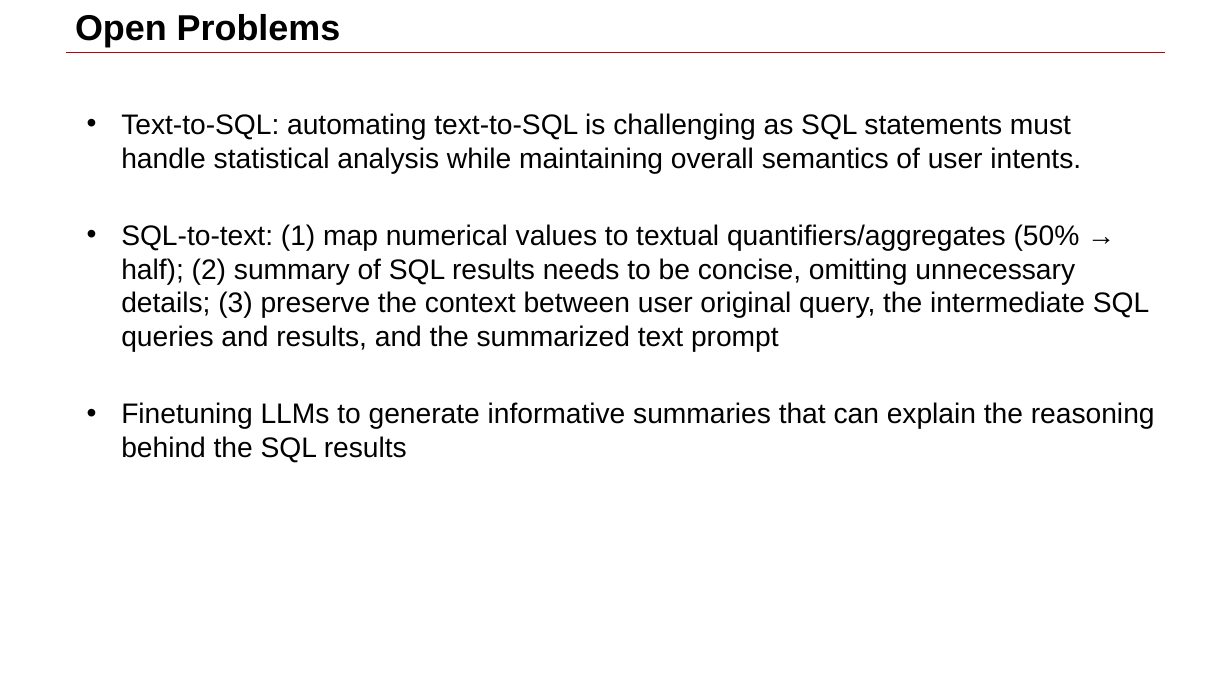
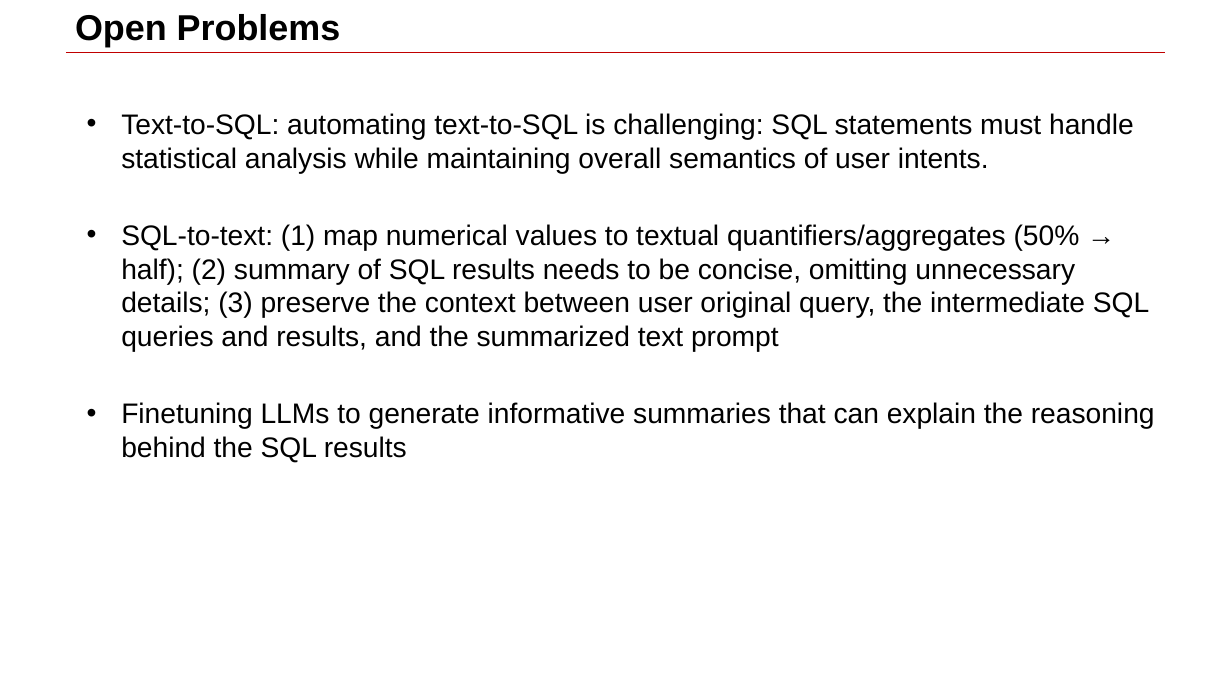
Before and after one commit to haixun/llmdb, a slide deck: slide 10 of Thinh.pptx. Drawn at 1232x693 pixels with LibreOffice and Linux fonts; fonts in the diff are those of the drawing; background and template pictures are left out. Boxes give left, top, right and bottom in pixels: in the first picture for what was removed or moved away, otherwise in the second. Text is boxed around its words. In the diff, an @@ line names an element or a change of style, - is before the commit and + after.

```diff
--- a/Thinh.pptx
+++ b/Thinh.pptx
@@ text at [121, 113, 1134, 174]: text changed @@
-• Text-to-SQL: automating text-to-SQL is challenging as SQL statements must handle statistical analysis while maintaining overall semantics of user intents.
+• Text-to-SQL: automating text-to-SQL is challenging: SQL statements must handle statistical analysis while maintaining overall semantics of user intents.
```
Also in this commit, not shown: 2 other slides changed.
